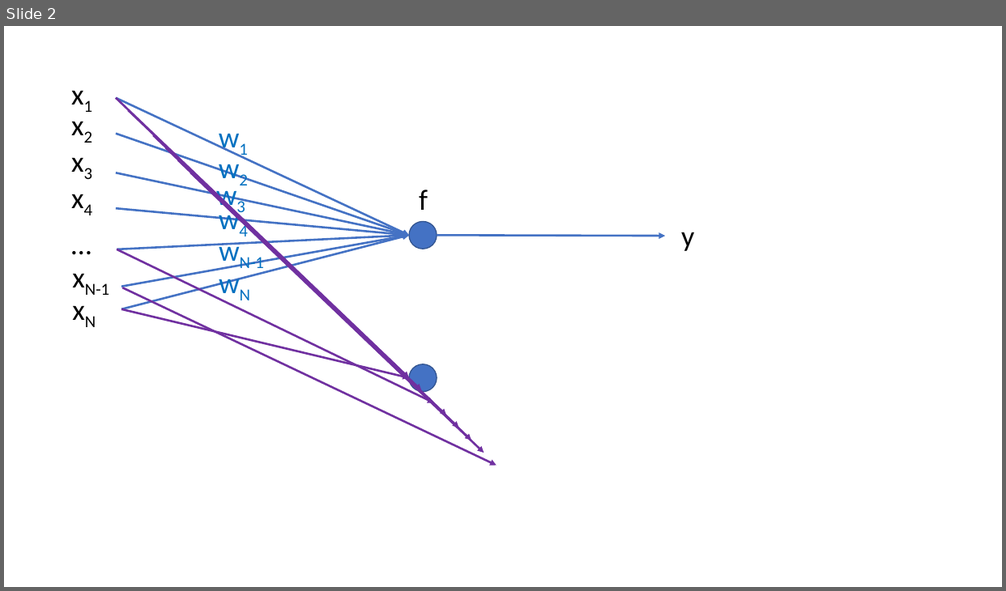
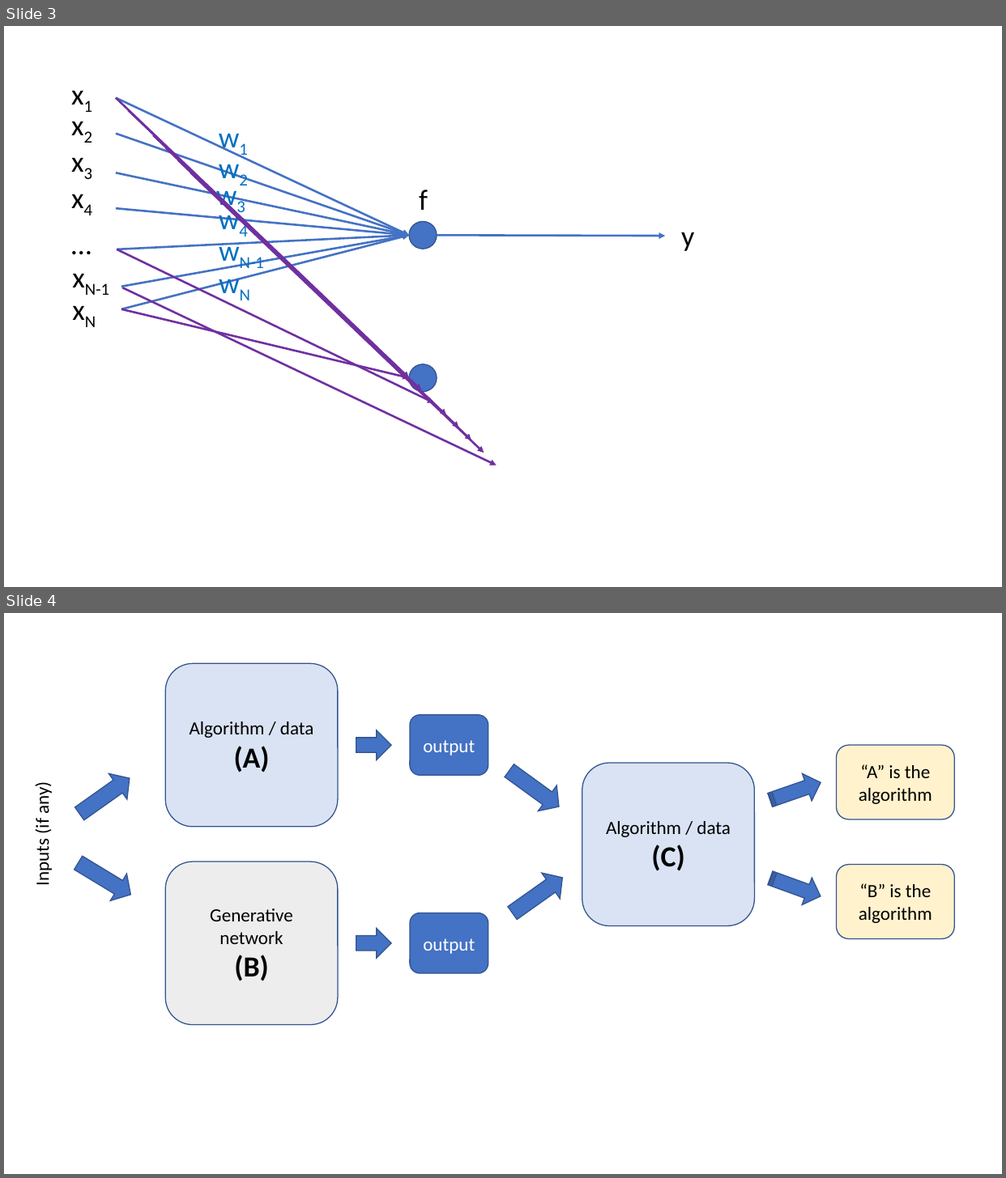
Before and after one commit to tommasoboccali/capitoloMLFisMed, a slide deck: images/artificialneuron.pptx. Shown one above the other, each under a label of ours: slide 2 before the commit, slides 3 and 4 after it. The pictures are 1006x591 and 1006x1178 pixels, drawn with LibreOffice and Linux fonts; fonts in the diff are those of the drawing. Boxes give left, top, right and bottom in pixels: in the first picture for what was removed or moved away, otherwise in the second. Text is boxed around its words. In the diff, an @@ line names an element or a change of style, - is before the commit and + after.

```diff
--- a/images/artificialneuron.pptx
+++ b/images/artificialneuron.pptx
@@ slide 4 added at (x1=4, y1=613, x2=1002, y2=1174), background #FFFFFF @@
@@ rounded rectangle added at (x1=166, y1=663, x2=338, y2=826), fill #DAE3F3, outline #325491 1 pt, 18 pt, text #000000 @@
+Algorithm / data
+(A)
@@ right arrow added at (x1=356, y1=730, x2=391, y2=760), fill #4472C4, outline #325491 1 pt @@
@@ rounded rectangle added at (x1=410, y1=715, x2=488, y2=776), fill #4472C4, outline #325491 1 pt, 18 pt, text #FFFFFF @@
+output
@@ right arrow added at (x1=500, y1=758, x2=568, y2=820), fill #4472C4, outline #325491 1 pt @@
@@ rounded rectangle added at (x1=837, y1=746, x2=955, y2=820), fill #FFF2CC, outline #325491 1 pt, 18 pt, text #000000 @@
+“A” is the algorithm
@@ right arrow added at (x1=70, y1=766, x2=138, y2=827), fill #4472C4, outline #325491 1 pt @@
@@ rounded rectangle added at (x1=582, y1=763, x2=754, y2=926), fill #DAE3F3, outline #325491 1 pt, 18 pt, text #000000 @@
+Algorithm / data
+(C)
@@ striped right arrow added at (x1=765, y1=769, x2=825, y2=814), fill #4472C4, outline #325491 1 pt @@
@@ text added at (x1=31, y1=785, x2=53, y2=884), 18 pt, text #000000 @@
+Inputs (if any)
@@ right arrow added at (x1=70, y1=850, x2=138, y2=908), fill #4472C4, outline #325491 1 pt @@
@@ rounded rectangle added at (x1=166, y1=862, x2=338, y2=1024), fill #EDEDED, outline #325491 1 pt, 18 pt, text #000000 @@
+Generative network
+(B)
@@ right arrow added at (x1=504, y1=865, x2=572, y2=926), fill #4472C4, outline #325491 1 pt @@
@@ striped right arrow added at (x1=765, y1=865, x2=825, y2=910), fill #4472C4, outline #325491 1 pt @@
@@ rounded rectangle added at (x1=837, y1=865, x2=955, y2=939), fill #FFF2CC, outline #325491 1 pt, 18 pt, text #000000 @@
+“B” is the algorithm
@@ right arrow added at (x1=356, y1=928, x2=391, y2=958), fill #4472C4, outline #325491 1 pt @@
@@ rounded rectangle added at (x1=410, y1=914, x2=488, y2=973), fill #4472C4, outline #325491 1 pt, 18 pt, text #FFFFFF @@
+output
@@ what was slide 2 is now slide 3 @@
```
Also in this commit, not shown: 1 other slide added, 3 other files.
